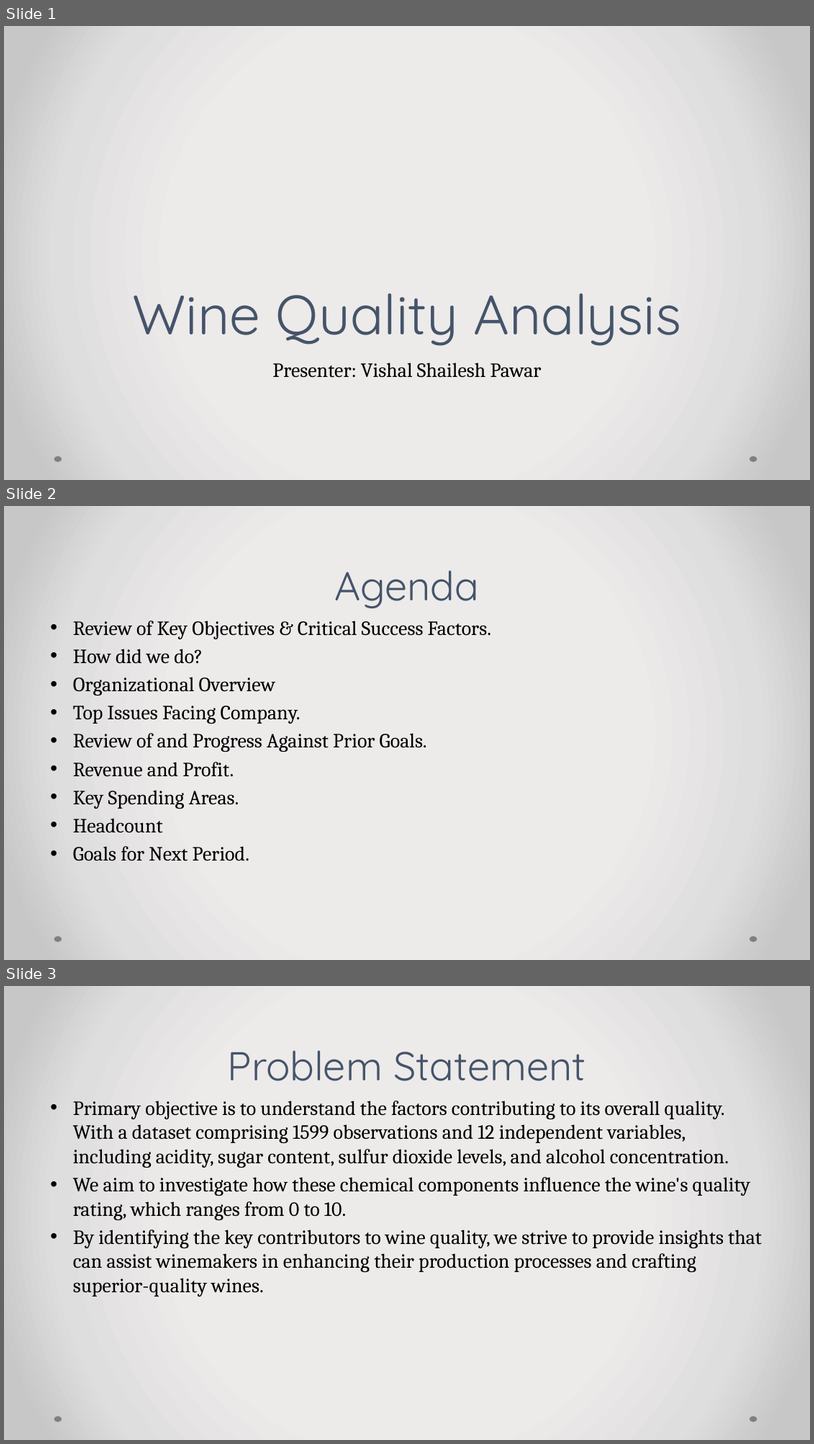
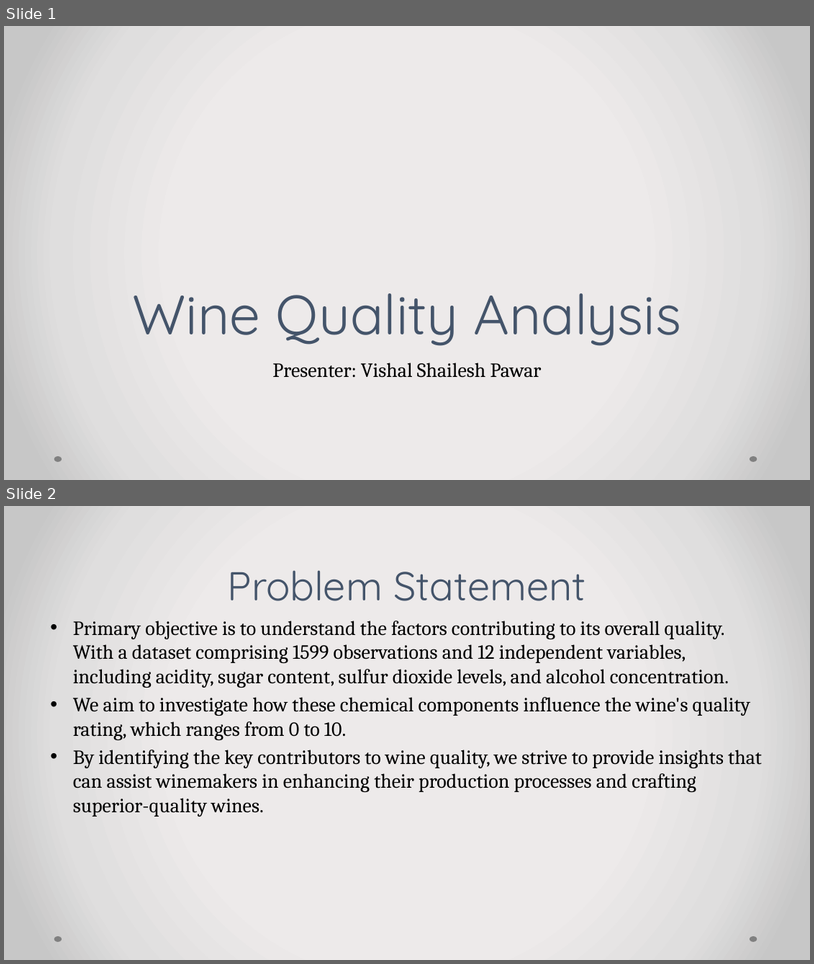
Before and after one commit to Vishal010997/MVA-Project, a slide deck: Wine Quality Analysis.pptx. Shown one above the other, each under a label of ours: slides 1, 2 and 3 before the commit, slides 1 and 2 after it. The pictures are 814x1444 and 814x964 pixels, drawn with LibreOffice and Linux fonts; fonts in the diff are those of the drawing. Boxes give left, top, right and bottom in pixels: in the first picture for what was removed or moved away, otherwise in the second. Text is boxed around its words. In the diff, an @@ line names an element or a change of style, - is before the commit and + after.

```diff
--- a/Wine Quality Analysis.pptx
+++ b/Wine Quality Analysis.pptx
@@ slide 2 removed at (x1=4, y1=506, x2=810, y2=960), background gradient #EDEBEB to #E0DEDE to #C9C7C7; not listed: 2 template elements that a slide beside it also shows @@
@@ title removed at (x1=335, y1=570, x2=480, y2=608) @@
-Agenda
@@ text removed at (x1=73, y1=620, x2=491, y2=861) @@
-• Review of Key Objectives & Critical Success Factors.
-• How did we do?
-• Organizational Overview
-• Top Issues Facing Company.
-• Review of and Progress Against Prior Goals.
-• Revenue and Profit.
-• Key Spending Areas.
-• Headcount
-• Goals for Next Period.
@@ what was slide 3 is now slide 2 @@
```
Also in this commit, not shown: 2 other files.
